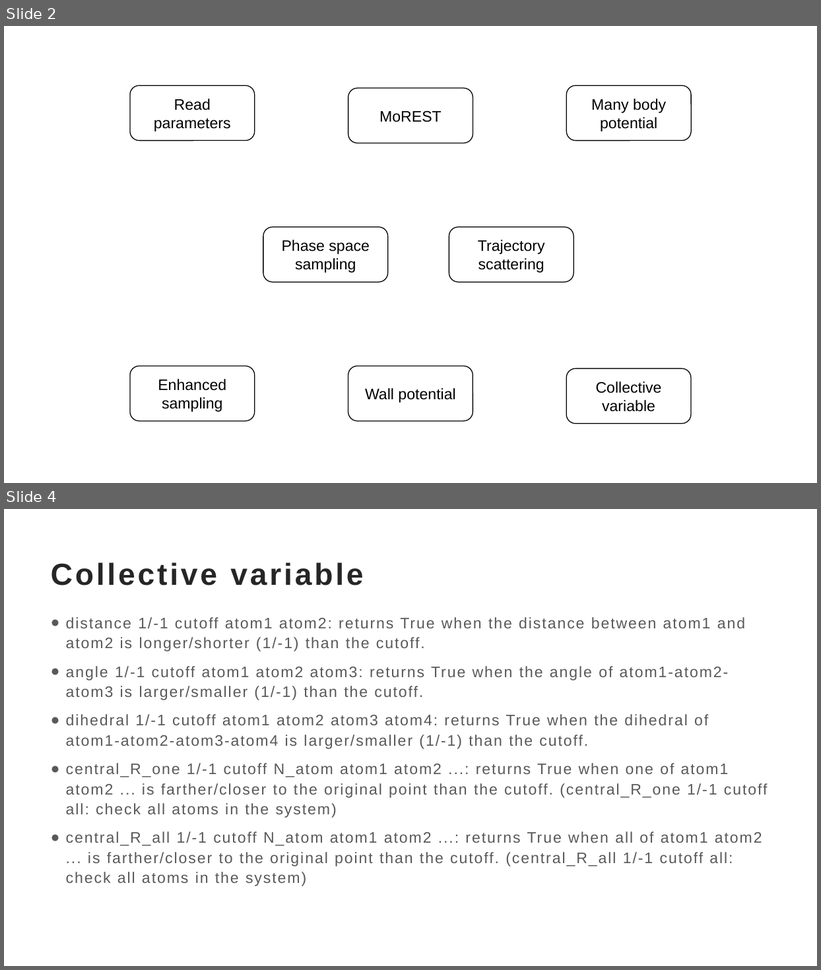
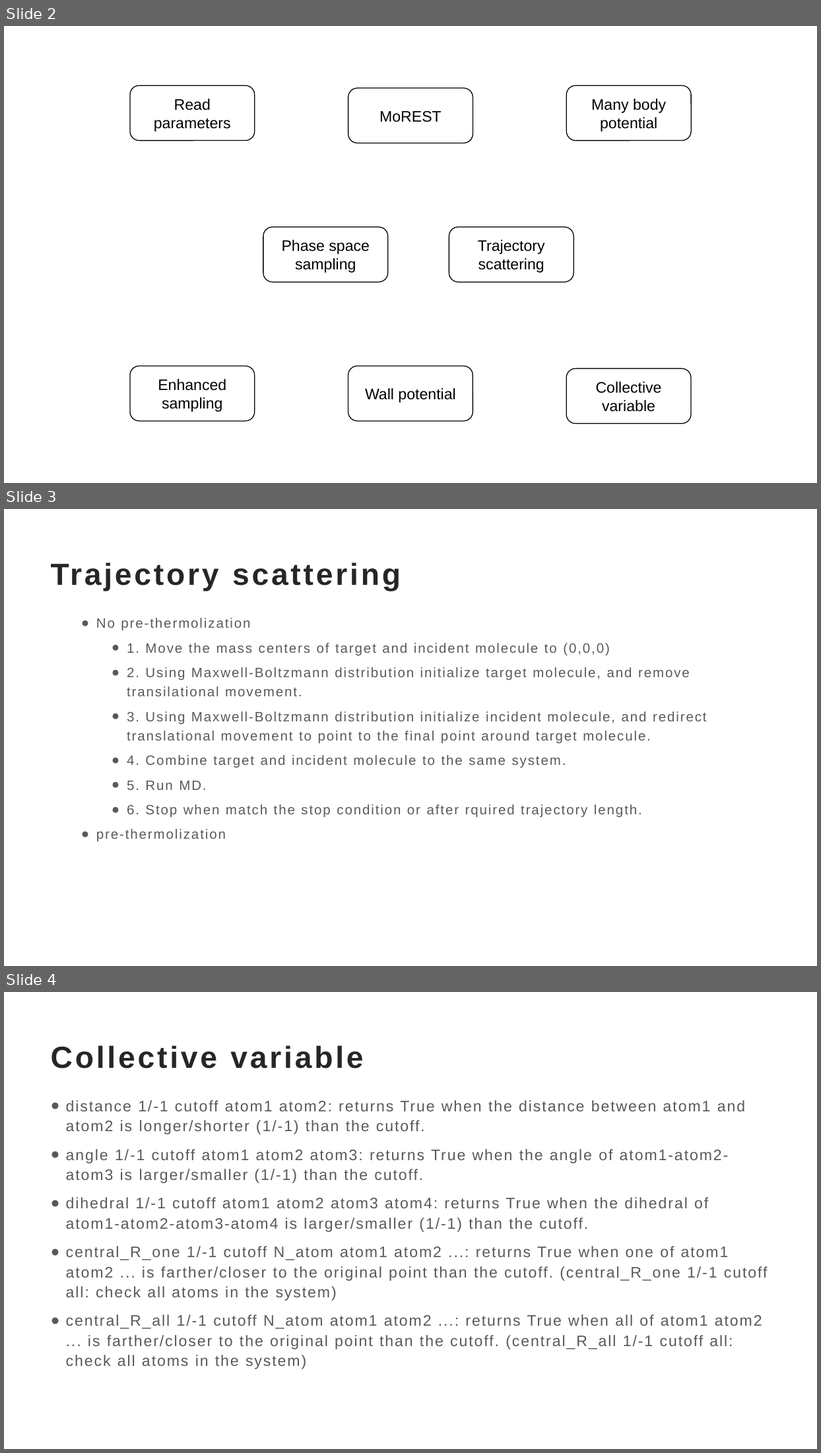
Before and after one commit to onewhich/MoREST-v0.1, a slide deck: log/MoREST_module.pptx. Shown one above the other, each under a label of ours: slides 2 and 4 before the commit, slides 2, 3 and 4 after it; the slides between them are not shown. The pictures are 821x970 and 821x1453 pixels, drawn with LibreOffice and Linux fonts; fonts in the diff are those of the drawing. Boxes give left, top, right and bottom in pixels: in the first picture for what was removed or moved away, otherwise in the second. Text is boxed around its words. In the diff, an @@ line names an element or a change of style, - is before the commit and + after.

Commit message:
finish generate scattering system from target molecule and incident molecule

```diff
--- a/log/MoREST_module.pptx
+++ b/log/MoREST_module.pptx
@@ slide 3 added at (4,509,817,966), background #FFFFFF @@
@@ title added at (51,562,401,591), 36 pt, text #262626, bold @@
+Trajectory scattering
@@ text added at (96,618,707,842), 16 pt, text #595959 @@
+  ● No pre-thermolization
+    ● 1. Move the mass centers of target and incident molecule to (0,0,0)
+    ● 2. Using Maxwell-Boltzmann distribution initialize target molecule, and remove transilational movement.
+    ● 3. Using Maxwell-Boltzmann distribution initialize incident molecule, and redirect translational movement to point to the final point around target molecule.
+    ● 4. Combine target and incident molecule to the same system.
+    ● 5. Run MD.
+    ● 6. Stop when match the stop condition or after rquired trajectory length.
+  ● pre-thermolization
```
Also in this commit, not shown: 1 slide removed, 11 other files.
